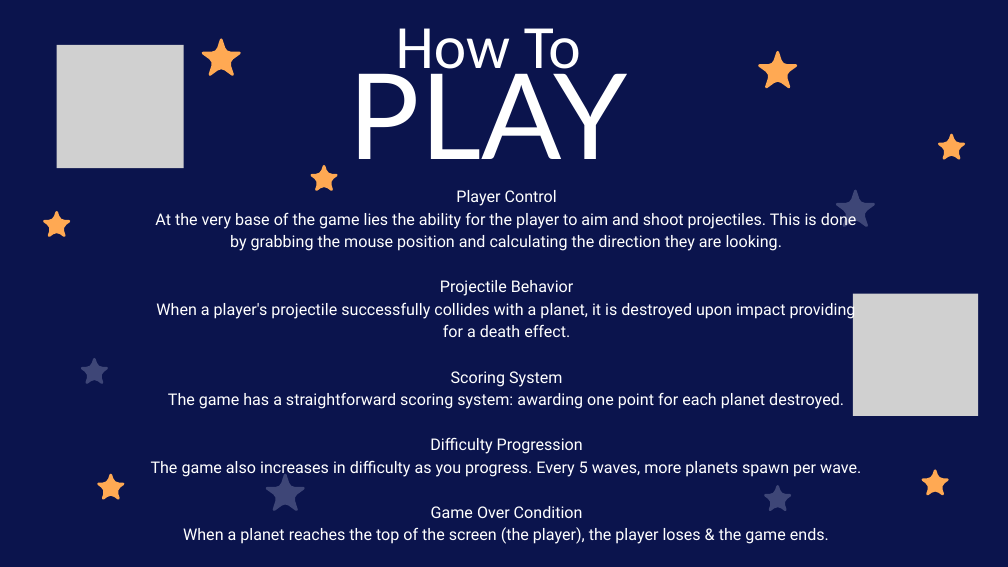
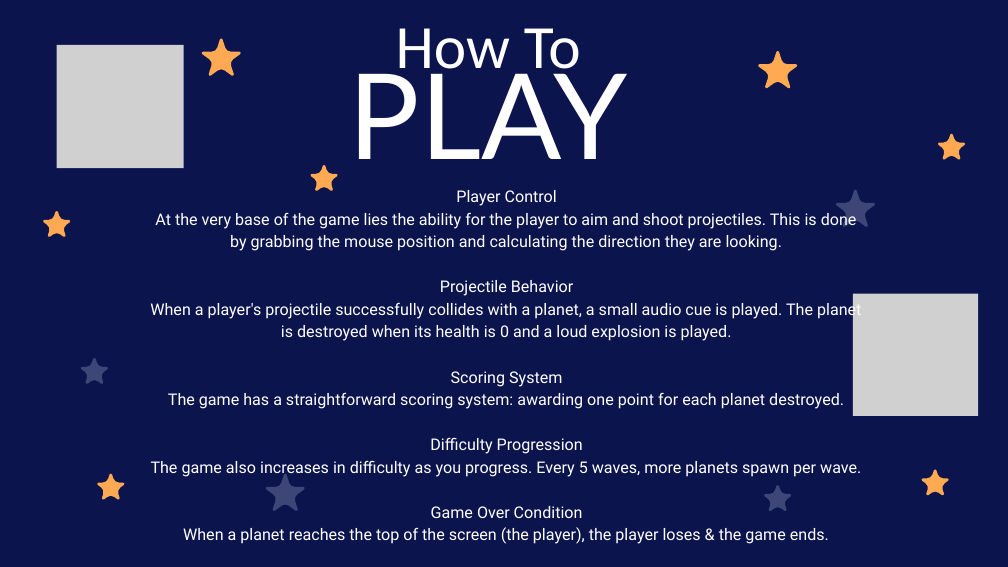
Before and after one commit to dmdm8283/FallingBallGame, a slide deck: slide 2 of Project_Falling_Balls.pptx. Drawn at 1008x567 pixels with LibreOffice and Linux fonts; fonts in the diff are those of the drawing; grey boxes stand for pictures. Boxes give left, top, right and bottom in pixels: in the first picture for what was removed or moved away, otherwise in the second. Text is boxed around its words. In the diff, an @@ line names an element or a change of style, - is before the commit and + after.

```diff
--- a/Project_Falling_Balls.pptx
+++ b/Project_Falling_Balls.pptx
@@ text at <box>150,301,861,341</box>: text changed @@
-When a player's projectile successfully collides with a planet, it is destroyed upon impact providing for a death effect.
+When a player's projectile successfully collides with a planet, a small audio cue is played. The planet is destroyed when its health is 0 and a loud explosion is played.
```
